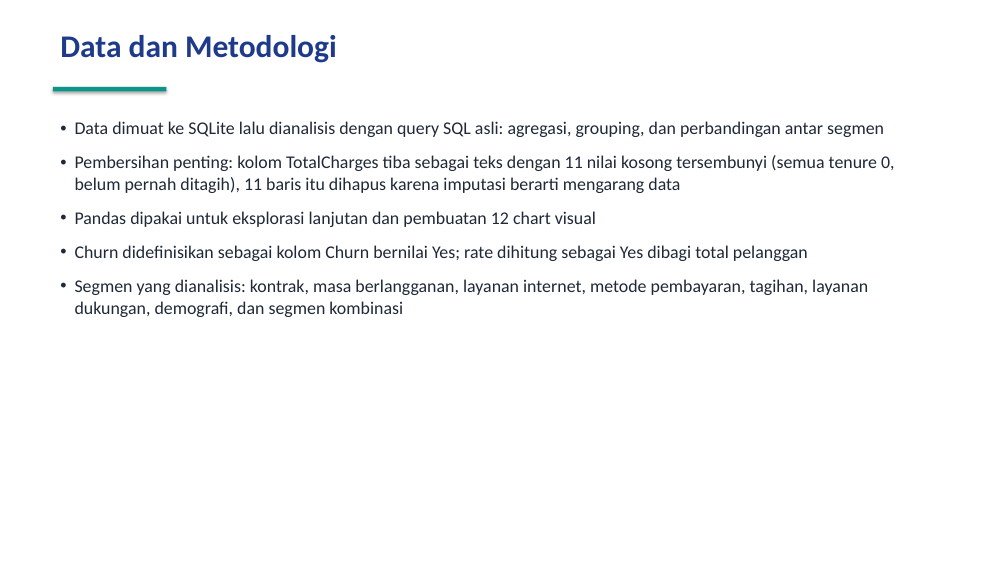
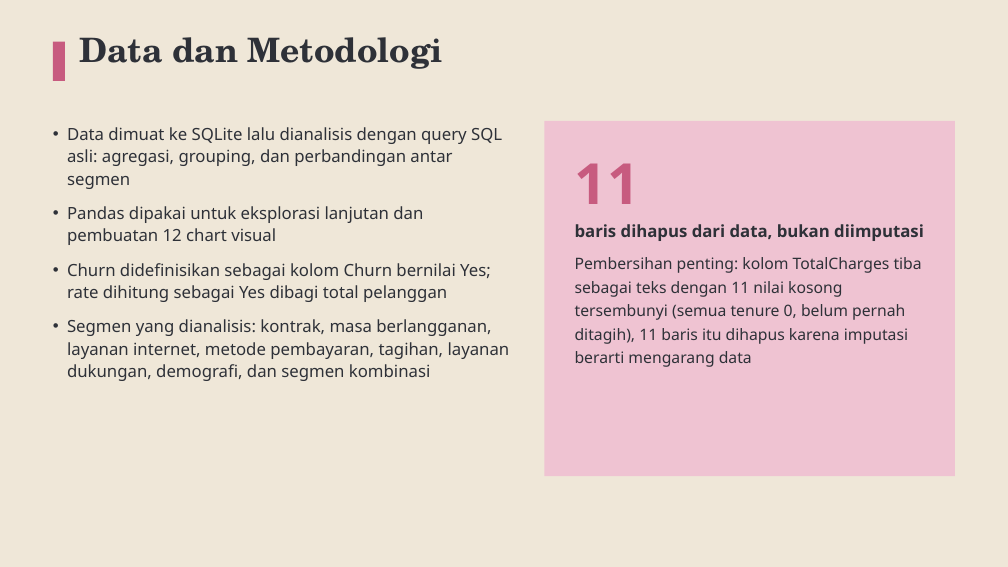
Before and after one commit to baghizash/telco-customer-churn-analysis, a slide deck: slide 3 of Portofolio-Analisis-Telco-Churn.pptx. Drawn at 1008x567 pixels with LibreOffice and Linux fonts; fonts in the diff are those of the drawing. Boxes give left, top, right and bottom in pixels: in the first picture for what was removed or moved away, otherwise in the second. Text is boxed around its words. In the diff, an @@ line names an element or a change of style, - is before the commit and + after.

```diff
--- a/Portofolio-Analisis-Telco-Churn.pptx
+++ b/Portofolio-Analisis-Telco-Churn.pptx
@@ background #FFFFFF to #EFE7D8 @@
@@ text "Data dan Metodologi": place and size @@
-text "Data dan Metodologi" at <box>60,35,337,63</box>
+text "Data dan Metodologi" at <box>79,37,443,69</box>
@@ text "Data dan Metodologi" at <box>79,37,443,69</box>: size 30 to 32 pt, font Calibri to TeX Gyre Schola, text colour #1E3A8A to #2E3138; less space between paragraphs @@
@@ rectangle added at <box>53,42,65,81</box>, fill #C75B7F @@
@@ rectangle removed at <box>53,87,166,91</box> @@
@@ text "Data dimuat ke SQLite lalu ...": place and size @@
-text "Data dimuat ke SQLite lalu ..." at <box>75,121,895,317</box>
+text "Data dimuat ke SQLite lalu ..." at <box>67,127,510,381</box>
@@ text "Data dimuat ke SQLite lalu ..." at <box>67,127,510,381</box>: size 17 to 16 pt, font Calibri to Noto Sans, text colour #1F2937 to #2E3138; line spacing 1 to 1.12; less space between paragraphs @@
@@ rectangle added at <box>544,121,955,476</box>, fill #EFC3D2 @@
@@ text at <box>75,155,895,193</box>: paragraph removed @@
-• Pembersihan penting: kolom TotalCharges tiba sebagai teks dengan 11 nilai kosong tersembunyi (semua tenure 0, belum pernah ditagih), 11 baris itu dihapus karena imputasi berarti mengarang data
@@ text added at <box>575,163,924,367</box>, 15 pt, text #2E3138 @@
+11
+baris dihapus dari data, bukan diimputasi
+Pembersihan penting: kolom TotalCharges tiba sebagai teks dengan 11 nilai kosong tersembunyi (semua tenure 0, belum pernah ditagih), 11 baris itu dihapus karena imputasi berarti mengarang data
```
Also in this commit, not shown: 9 other slides changed.
